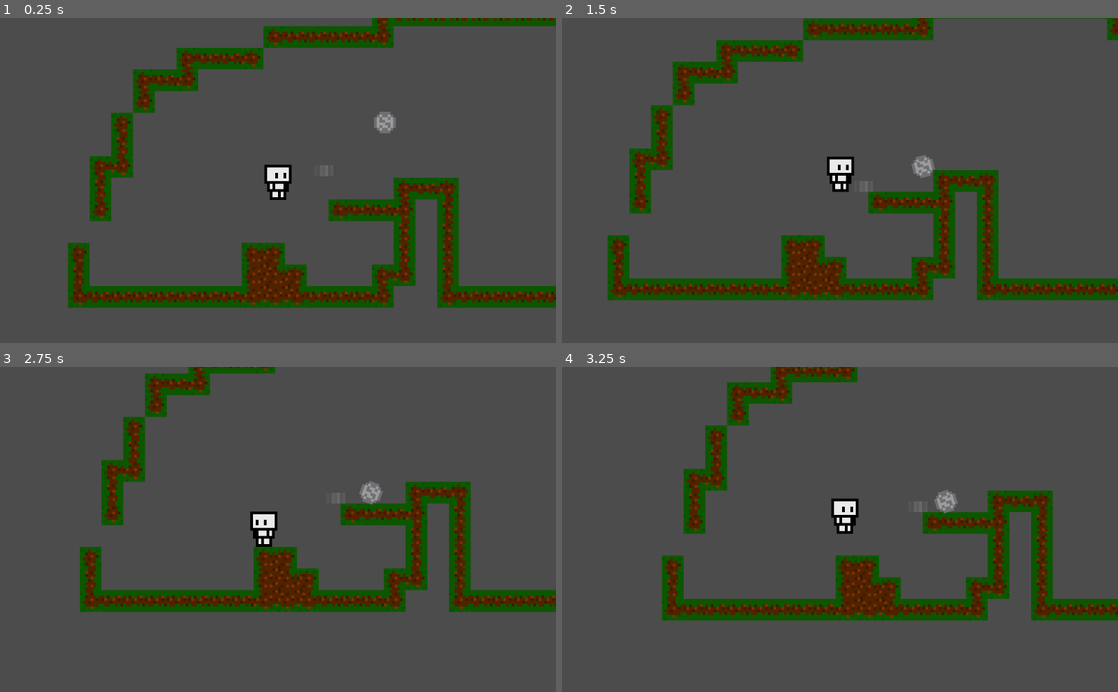
Above: before the commit, frames 1-4 (two rows, left to right).
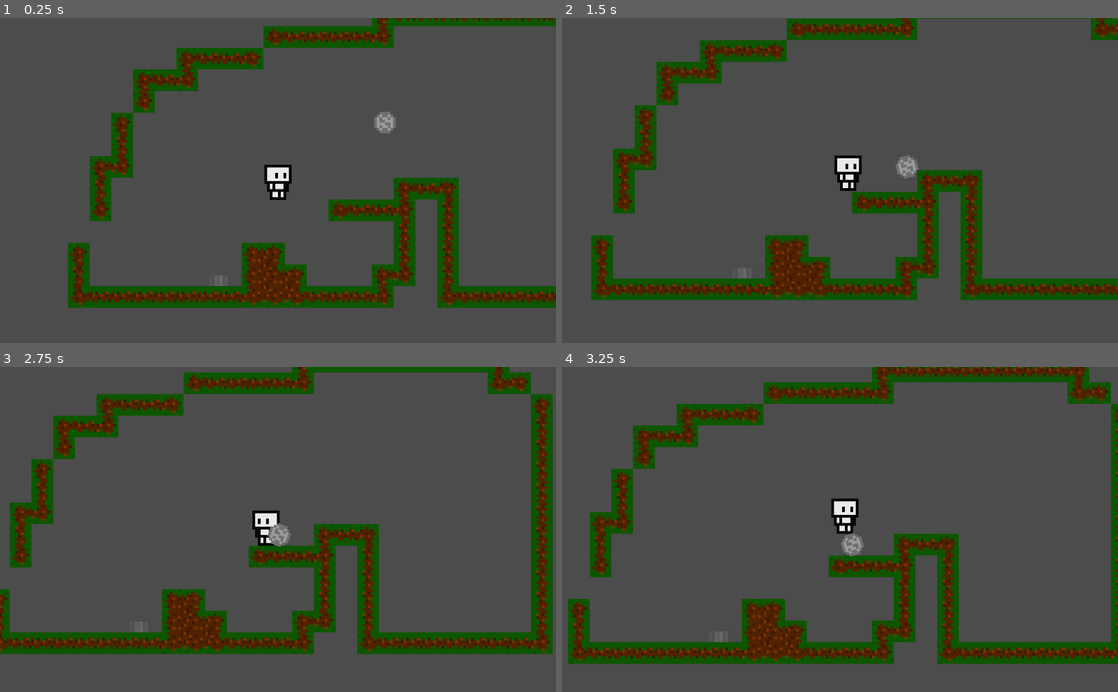
Above: after the commit, the same moments.

Repository: MrPiedPiper/CoinrollAdventures
Game: Godot game, scene res://Scenes/Main.tscn
The game is run twice, just before and just after one commit, with the same random seed, the same clock (stepped at 60 frames per second) and the same inputs.
Inputs (mouse positions are in pixels of both pictures, inside the frame that each line leads up to):
- Up to frame 1 (0.25 s): no input
- Up to frame 2 (1.5 s): move the mouse to (962, 164) at 0.52 s; hold Right mouse button (player_pickup, bound only after the com… 0.53-1.28 s; hold Right (ui_right) from 0.53 s (still down); tap Space (move_jump) at 0.77 s; move the mouse to (728, 196) at 1.27 s; click (728, 196) at 1.35 s
- Up to frame 3 (2.75 s): tap Space (move_jump) at 1.52 s; right-click (166, 545) at 1.55 s; move the mouse to (333, 458) at 2.02 s; release Right (ui_right) at 2.03 s; hold Left (ui_left) from 2.03 s (still down); hold Right mouse button (player_pickup, bound only after the com… from 2.03 s (still down)
- Up to frame 4 (3.25 s): move the mouse to (812, 594) at 2.77 s; release Left (ui_left) at 2.78 s; release Right mouse button (player_pickup, bound only after the com… at 2.78 s; hold Right (ui_right) from 2.78 s (still down); right-click (812, 594) at 2.85 s; tap Space (move_jump) at 3.02 s

The runs differ from the first frame. In frame 1, less than 0.1% of the frame differs, in the area x 38-59%, y 45-83%; in frame 2, 14%; in frame 3, 32%, in the area x 0-100%, y 0-89%; in frame 4, 31%.
Error before the commit: Attempt to call function 'add_child' in base 'null instance' on a null instance. (res://Assets/Scripts/Player.gd:80)
Error after the commit: Attempt to call function 'add_child' in base 'null instance' on a null instance. (res://Assets/Scripts/Player.gd:92)

Commit message:
Add coin pickup mechanic and fix sinking coin when stood on

Diff:
--- a/Assets/Scripts/CoinDown.gd
+++ b/Assets/Scripts/CoinDown.gd
@@ -2,11 +2,13 @@
 
 var velocity : Vector2
 export var gravity = 300
+var up = Vector2(0, -1)
 
 # Called when the node enters the scene tree for the first time.
 func _ready():
 	pass # Replace with function body.
 
 func _physics_process(delta):
-	velocity.y += gravity * delta
-	velocity = move_and_slide(velocity)
+	if !is_on_floor():
+		velocity.y += gravity * delta
+		velocity = move_and_slide(velocity, up)
--- a/Assets/Scripts/CoinUp.gd
+++ b/Assets/Scripts/CoinUp.gd
@@ -11,7 +11,7 @@
 #	pass
 
 func _on_Area2D_body_entered(body):
-	if body == self:
+	if body == self or body == $Area2D or body.is_in_group("Player"):
 		return
 	var newCoin = coinDown.instance()
 	get_tree().get_root().get_child(0).get_node("InactiveBullets").add_child(newCoin)
--- a/Assets/Scripts/Player.gd
+++ b/Assets/Scripts/Player.gd
@@ -8,14 +8,24 @@
 export var bullet : PackedScene
 
 var bulletCooldown = 0.3
+var pickupCooldown = 0.3
+
 var canShoot = true
+var canPickup = true
+
+var touchingCoins = []
+
 var frictionAmount = 0.2
 
 var velocity : Vector2
 
 var up = Vector2(0, -1)
 
+func _ready():
+	randomize()
+
 func _process(delta):
+	print(touchingCoins)
 	rotatePlayerByMovement()
 
 func _physics_process(delta):
@@ -27,6 +37,8 @@
 	velocity = move_and_slide(velocity, up)
 	#Call the shoot function
 	shoot()
+	#Call the pickup function
+	pickup()
 
 func rotatePlayerByMovement():
 	if Input.is_action_pressed("ui_right"):
@@ -88,3 +100,34 @@
 		canShoot = false
 		yield(get_tree().create_timer(bulletCooldown), "timeout")
 		canShoot = true
+
+func pickup():
+	if Input.is_action_pressed("player_pickup") and canPickup and touchingCoins.size() > 0:
+		var selectedCoin
+		for i in range(0, touchingCoins.size()):
+			if i == 0:
+				selectedCoin = touchingCoins[i]
+			else:
+				var currYDiff = abs(self.position.y - touchingCoins[i].position.y)
+				var newYDiff = abs(self.position.y - selectedCoin.position.y)
+				if currYDiff < newYDiff:
+					selectedCoin = touchingCoins[i]
+				elif currYDiff == newYDiff:
+					var currXDiff = abs(self.position.x - touchingCoins[i].position.x)
+					var newXDiff = abs(self.position.x - selectedCoin.position.x)
+					if currXDiff < newXDiff:
+						selectedCoin = touchingCoins[i]
+
+		touchingCoins.erase(selectedCoin)
+		selectedCoin.queue_free()
+		canPickup = false
+		yield(get_tree().create_timer(bulletCooldown), "timeout")
+		canPickup = true
+
+func _on_PlayerArea2D_area_entered(area):
+	if area.is_in_group("CoinDown"):
+		touchingCoins.append(area.get_parent())
+
+func _on_PlayerArea2D_area_exited(area):
+	if area.is_in_group("CoinDown"):
+		touchingCoins.erase(area.get_parent())
--- a/Scenes/CoinDown.tscn
+++ b/Scenes/CoinDown.tscn
@@ -6,7 +6,9 @@
 [sub_resource type="RectangleShape2D" id=1]
 extents = Vector2( 4, 2 )
 
-[node name="CoinDown" type="KinematicBody2D"]
+[node name="CoinDown" type="KinematicBody2D" groups=[
+"CoinDown",
+]]
 scale = Vector2( 5, 5 )
 collision_layer = 3
 collision_mask = 3
@@ -17,3 +19,13 @@
 
 [node name="CollisionShape2D" type="CollisionShape2D" parent="."]
 shape = SubResource( 1 )
+
+[node name="Area2D" type="Area2D" parent="." groups=[
+"CoinDown",
+]]
+scale = Vector2( 1, 1 )
+collision_layer = 3
+collision_mask = 3
+
+[node name="CollisionShape2D2" type="CollisionShape2D" parent="Area2D"]
+shape = SubResource( 1 )
--- a/Scenes/CoinUp.tscn
+++ b/Scenes/CoinUp.tscn
@@ -19,7 +19,11 @@
 [node name="CollisionShape2D" type="CollisionShape2D" parent="."]
 shape = SubResource( 1 )
 
-[node name="Area2D" type="Area2D" parent="."]
+[node name="Area2D" type="Area2D" parent="." groups=[
+"CoinUp",
+]]
+collision_layer = 3
+collision_mask = 3
 
 [node name="CollisionShape2D2" type="CollisionShape2D" parent="Area2D"]
 shape = SubResource( 1 )
--- a/Scenes/Main.tscn
+++ b/Scenes/Main.tscn
@@ -20,6 +20,6 @@
 [node name="ActiveBullets" type="Node2D" parent="."]
 
 [node name="CoinDown" parent="." instance=ExtResource( 4 )]
-position = Vector2( 274.092, 136.463 )
+position = Vector2( 80, 350 )
 
 [node name="InactiveBullets" type="Node2D" parent="."]
--- a/Scenes/Player.tscn
+++ b/Scenes/Player.tscn
@@ -16,7 +16,9 @@
 [sub_resource type="RectangleShape2D" id=4]
 extents = Vector2( 5, 3.5 )
 
-[node name="Player" type="KinematicBody2D"]
+[node name="Player" type="KinematicBody2D" groups=[
+"Player",
+]]
 scale = Vector2( 5, 5 )
 collision_layer = 2
 collision_mask = 2
@@ -27,40 +29,34 @@
 
 [node name="PhysicalBox1" type="CollisionShape2D" parent="."]
 position = Vector2( -3, 4 )
-scale = Vector2( 1, 1 )
 shape = SubResource( 1 )
 
 [node name="PhysicalBox2" type="CollisionShape2D" parent="."]
 position = Vector2( 0, 2 )
-scale = Vector2( 1, 1 )
 shape = SubResource( 2 )
 
 [node name="PhysicalBox3" type="CollisionShape2D" parent="."]
 position = Vector2( 0, 4 )
-scale = Vector2( 1, 1 )
 shape = SubResource( 3 )
 
 [node name="PhysicalBox4" type="CollisionShape2D" parent="."]
 position = Vector2( 3, 4 )
-scale = Vector2( 1, 1 )
 shape = SubResource( 1 )
 
 [node name="PhysicalBox5" type="CollisionShape2D" parent="."]
 position = Vector2( 0, -3.5 )
-scale = Vector2( 1, 1 )
 shape = SubResource( 4 )
 
 [node name="RotationNode" type="Node2D" parent="."]
-scale = Vector2( 1, 1 )
 
 [node name="PlayerSprite" type="Sprite" parent="RotationNode"]
 position = Vector2( 0, -2 )
-scale = Vector2( 1, 1 )
 texture = ExtResource( 2 )
 
-[node name="PlayerArea2D" type="Area2D" parent="RotationNode"]
-editor/display_folded = true
-scale = Vector2( 1, 1 )
+[node name="PlayerArea2D" type="Area2D" parent="RotationNode" groups=[
+"Player",
+]]
+scale = Vector2( 1.1, 1.1 )
 collision_layer = 2
 collision_mask = 2
 
@@ -85,11 +81,12 @@
 shape = SubResource( 1 )
 
 [node name="ActiveBullets" type="Node2D" parent="RotationNode"]
-scale = Vector2( 1, 1 )
 
 [node name="BulletSpawn" type="Node2D" parent="RotationNode"]
-scale = Vector2( 1, 1 )
 
 [node name="Camera2D" type="Camera2D" parent="."]
 current = true
 smoothing_enabled = true
+
+[connection signal="area_entered" from="RotationNode/PlayerArea2D" to="." method="_on_PlayerArea2D_area_entered"]
+[connection signal="area_exited" from="RotationNode/PlayerArea2D" to="." method="_on_PlayerArea2D_area_exited"]
--- a/project.godot
+++ b/project.godot
@@ -59,6 +59,11 @@
 "events": [ Object(InputEventMouseButton,"resource_local_to_scene":false,"resource_name":"","device":0,"alt":false,"shi …(212 unchanged characters)…
  ]
 }
+player_pickup={
+"deadzone": 0.5,
+"events": [ Object(InputEventMouseButton,"resource_local_to_scene":false,"resource_name":"","device":0,"alt":false,"shift":false,"control":false,"meta":false,"command":false,"button_mask":0,"position":Vector2( 0, 0 ),"global_position":Vector2( 0, 0 ),"factor":1.0,"button_index":2,"pressed":false,"doubleclick":false,"script":null)
+ ]
+}
 
 [rendering]
 
